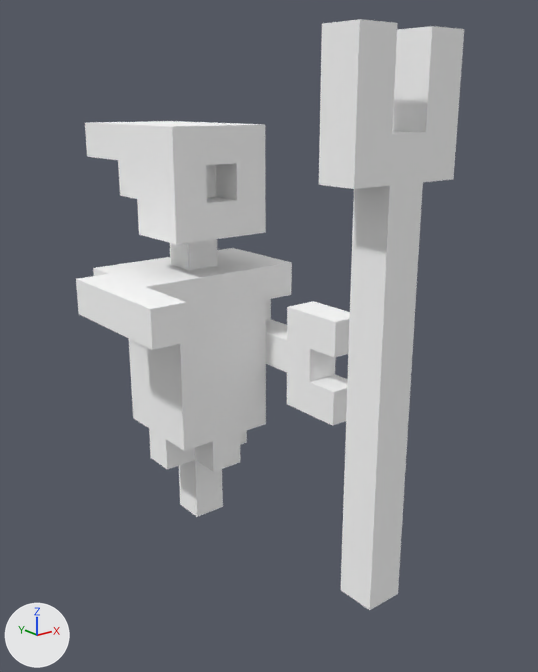
A saved change to the FBX model Assets/Models/Voxels/Voxel_Mechanic.fbx.
Before and after are seen from a 50 mm camera at (-1.181, -1.825, 0.718) aimed at (0.032, -0.309, 0.112). Arrows for +X, +Y and +Z are at lower left; the lights stay in place. Where no turn or scale is listed for an object, it has been applied to the vertices. Vertices at the same position are counted once.

The scene before the commit, as lines of its bpy script (objects in view):
```python
me_objobject = bpy.data.meshes.new('ObjObject')
me_objobject.from_pydata(...)  # 126 vertices, 248 faces; spans x -0.35..0.25, y -0.445..0.355, z -0.54..0.66
me_objobject.materials.append(mat_palette)  # its picture is missing
me_objobject_001 = bpy.data.meshes.new('ObjObject.001')
me_objobject_001.from_pydata(...)  # 24 vertices, 44 faces; spans x -0.151..0.149, y -0.056..0.044, z -0.44..0.86
me_objobject_001.materials.append(mat_palette)  # its picture is missing
ob_voxel_mechanic = bpy.data.objects.new('Voxel_Mechanic', me_objobject)
ob_voxel_mechanic.location = (0.0, 0.0, 0.0)
ob_voxel_mechanic_wrench = bpy.data.objects.new('Voxel_Mechanic_Wrench', me_objobject_001)
ob_voxel_mechanic_wrench.location = (0.0, -0.741, 0.0)
```
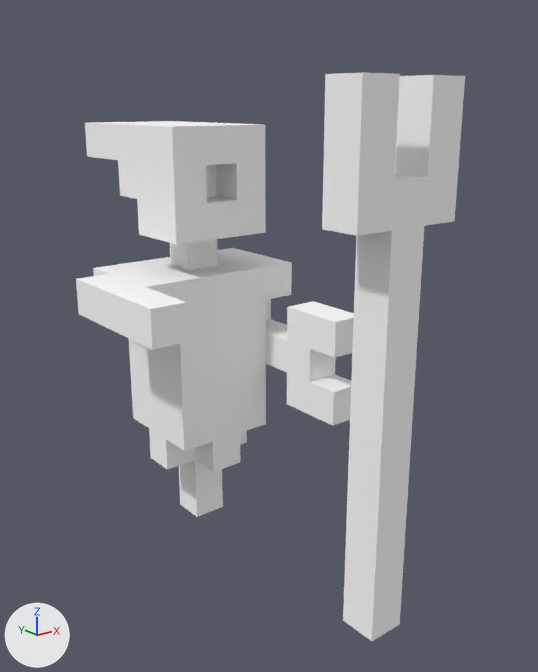
The newer file is also rescaled (x1.3), turned or shifted as a whole; pictures and numbers use the older file's frame.

Patch to the scene script:
```diff
--- a/Assets/Models/Voxels/Voxel_Mechanic.fbx.py
+++ b/Assets/Models/Voxels/Voxel_Mechanic.fbx.py
@@ me_objobject_001 @@
 me_objobject_001.from_pydata(...)  # 24 vertices, 44 faces; spans x -0.151..0.149, y -0.056..0.044, z -0.44..0.86
 # used by ob_voxel_mechanic_wrench; location = (0.0, -0.741, 0.0)
+# me_objobject_001 part 1: the whole mesh is moved by (0.007, -0.006, -0.09)
 me_objobject_001.materials.append(mat_palette)
```

What differs and where, as boxes [x1, y1, x2, y2] in the pictures (538 x 672 px):
'Voxel_Mechanic_Wrench', mesh moved: before [319, 19, 464, 610]; after [322, 72, 465, 641]
